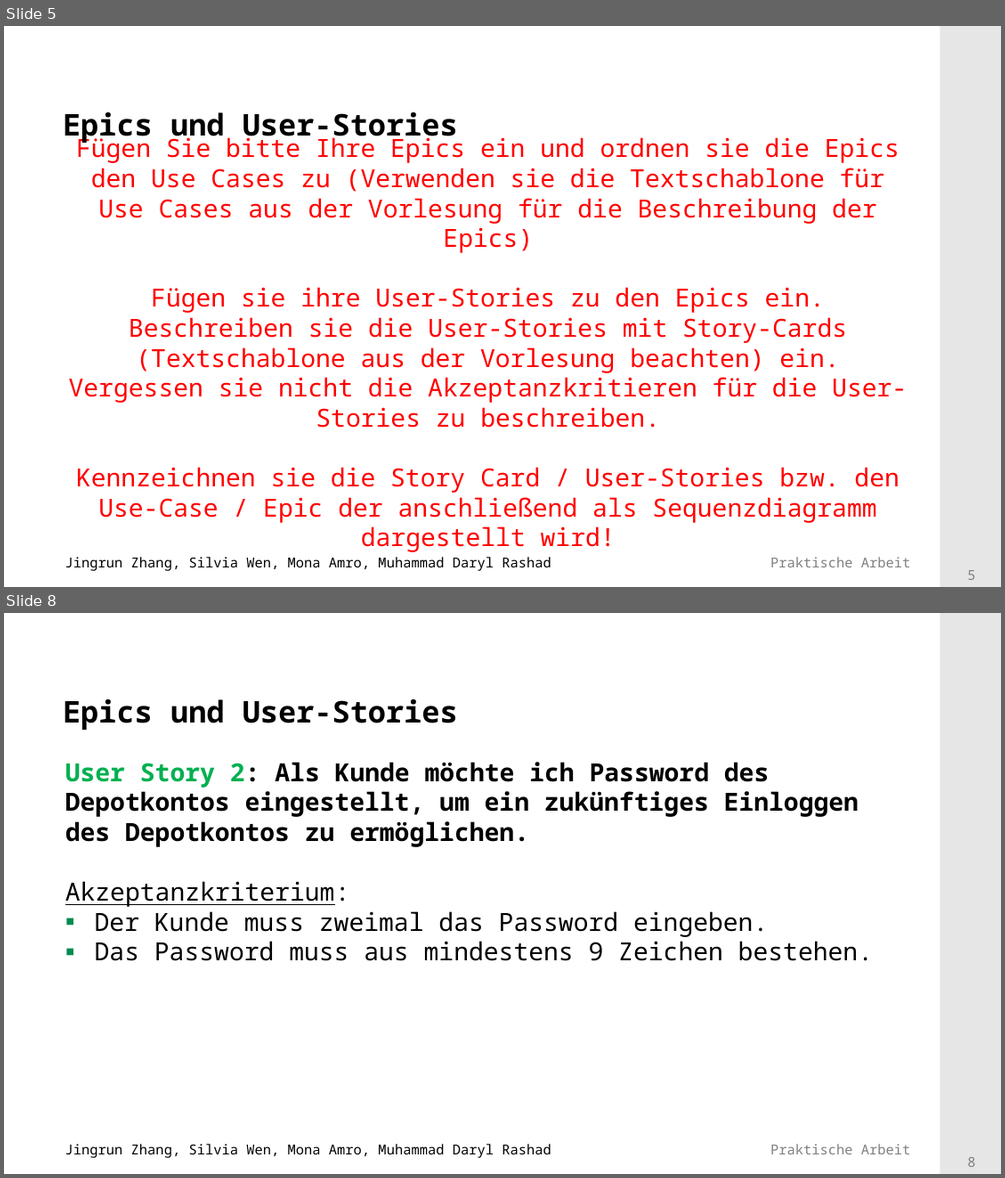
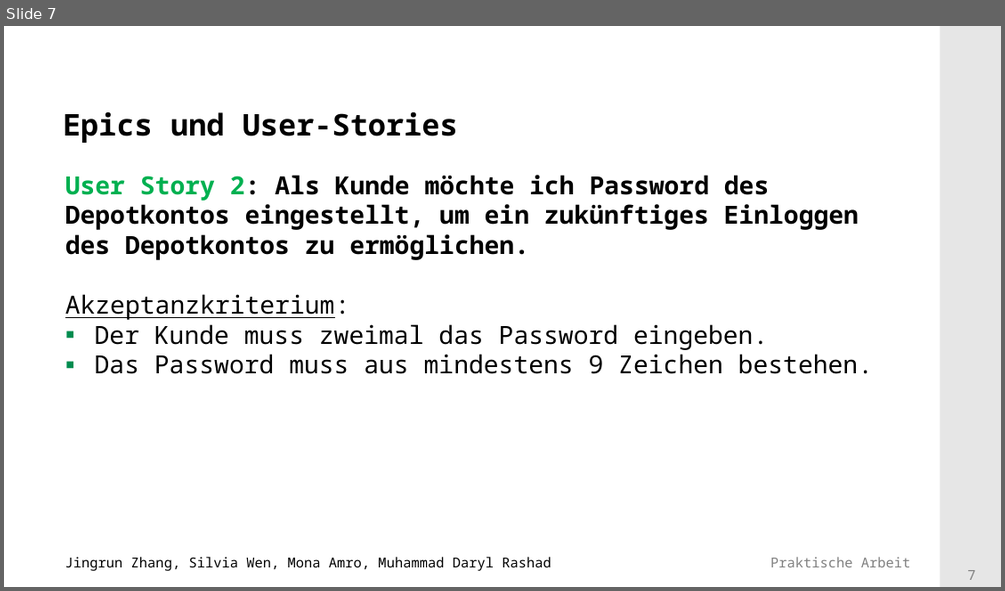
Before and after one commit to Mufasaxi/SimpleBank, a slide deck: architecture/Vorlage_Praesentation_2022 _2_2_OOD.pptx. Shown one above the other, each under a label of ours: slides 5 and 8 before the commit, slide 7 after it; the slides between them are not shown. The pictures are 1005x1178 and 1005x591 pixels, drawn with LibreOffice and Linux fonts; fonts in the diff are those of the drawing; background and template pictures are left out. Boxes give left, top, right and bottom in pixels: in the first picture for what was removed or moved away, otherwise in the second. Text is boxed around its words. In the diff, an @@ line names an element or a change of style, - is before the commit and + after.

```diff
--- a/architecture/Vorlage_Praesentation_2022 _2_2_OOD.pptx
+++ b/architecture/Vorlage_Praesentation_2022 _2_2_OOD.pptx
@@ slide 5 removed at <box>4,26,1001,587</box>, background #FFFFFF; not listed: 4 template elements that a slide beside it also shows @@
@@ title removed at <box>63,112,458,144</box> @@
-Epics und User-Stories
@@ text removed at <box>69,134,906,552</box> @@
-Fügen Sie bitte Ihre Epics ein und ordnen sie die Epics den Use Cases zu (Verwenden sie die Textschablone für Use Cases aus der Vorlesung für die Beschreibung der Epics)
-Fügen sie ihre User-Stories zu den Epics ein. Beschreiben sie die User-Stories mit Story-Cards (Textschablone aus der Vorlesung beachten) ein. Vergessen sie nicht die Akzeptanzkritieren für die User-Stories zu beschreiben.
-Kennzeichnen sie die Story Card / User-Stories bzw. den Use-Case / Epic der anschließend als Sequenzdiagramm dargestellt wird!
@@ what was slide 8 is now slide 7 @@
@@ page number at <box>967,570,975,580</box>: text changed @@
-8
+7
```
Also in this commit, not shown: 4 slides changed, 3 slides added, 4 other slides removed, 5 other files.
